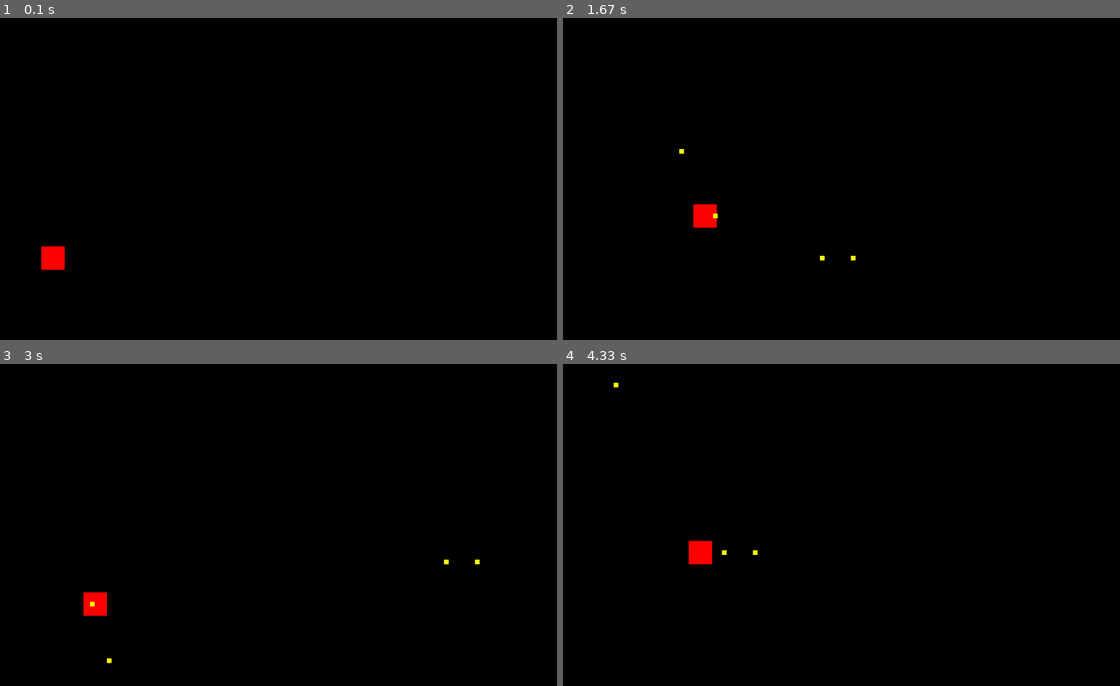
Above: before the commit, frames 1-4 (two rows, left to right).
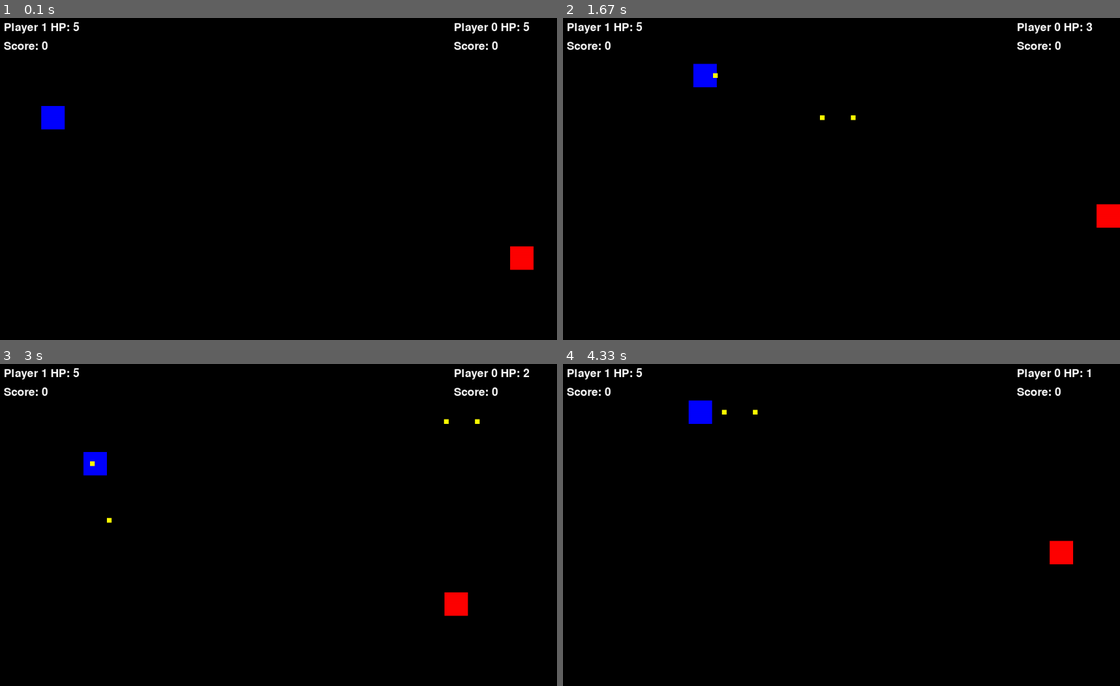
Above: after the commit, the same moments.

Repository: entity126/game-dev
Game: pygame game, started from pygame 1.py
Two runs of this game, one before a commit and one after it. Both use one fixed random seed, a clock stepped at 60 frames per second and the inputs below.
Inputs:
- Up to frame 1 (0.1 s): no input
- Up to frame 2 (1.67 s): tap Right Shift at 0.33, 0.82 s; hold Right 0.67-1.13 s; hold D 0.67-1.13 s; tap Space at 0.73, 1.03, 1.23, 1.57 s; hold Up 1.17-1.47 s; hold W 1.17-1.47 s; hold Right from 1.5 s (still down); hold D from 1.5 s (still down)
- Up to frame 3 (3 s): tap Space at 1.87, 2.07, 2.37, 2.63, 2.97 s; release Right at 1.97 s; release D at 1.97 s; hold Left 2-2.53 s; hold A 2-2.53 s; tap Right Shift at 2.15 s; hold Down 2.57-2.87 s; hold S 2.57-2.87 s; hold Left from 2.9 s (still down); hold A from 2.9 s (still down)
- Up to frame 4 (4.33 s): tap Space at 3.27, 3.4, 3.8, 4.1 s; release Left at 3.3 s; release A at 3.3 s; hold Up 3.33-3.7 s; hold W 3.33-3.7 s; tap Right Shift at 3.48 s; hold Right from 3.73 s (still down); hold D from 3.73 s (still down)

The runs differ from the first frame. In frame 1, 1.5% of the frame differs, in the area x 0-96%, y 1-79%; in frame 2, 1.6%; in frame 3, 1.6%, in the area x 0-96%, y 1-94%; in frame 4, 1.6%.

Commit message:
Refactor player initialization and implement health and scoring system

Diff:
--- a/pygame 1.py
+++ b/pygame 1.py
@@ -20,14 +20,30 @@
         self.black = (0, 0, 0)
 
         # instances
-        self.player0 = Rect(100, 500, 50, 50)
-        self.player1 = Rect(100, 500, 50, 50)
+        self.player0 = Rect(1100, 500, 50, 50)
+        self.player1 = Rect(100, 200, 50, 50)
 
 
         self.player_speed = 300  # Speed in pixels per second
         self.projectiles = []  # List to store projectiles
         self.player1_direction = (1, 0)  # Default direction for player 1
         self.player0_direction = (1, 0)  # Default direction for player 0
+
+        # HP attributes
+        self.player1_hp = 5
+        self.player0_hp = 5
+        self.player1_score = 0
+        self.player0_score = 0
+
+    def reset_players(self):
+        # Reset player positions and HP
+        self.player0.x, self.player0.y = 1100, 500
+        self.player1.x, self.player1.y = 100, 200
+        self.player1_hp = 5
+        self.player0_hp = 5
+        self.projectiles.clear()
+        self.player1_direction = (1, 0)
+        self.player0_direction = (1, 0)
 
     def gameloop(self):
         while self.run:
@@ -47,7 +63,7 @@
                             color="yellow",
                             size=10
                         ))
-                    elif event.key == pygame.K_LSHIFT:  # Player 0 shoots
+                    elif event.key == pygame.K_RSHIFT:  # Player 0 shoots
                         self.projectiles.append(Projectile(
                             self.player0.x + self.player0.width // 2,
                             self.player0.y + self.player0.height // 2,
@@ -95,15 +111,45 @@
             # Update projectiles
             for projectile in self.projectiles[:]:
                 projectile.move(dt)
+                # Check collision with player1 (blue), skip if projectile owner is player1
+                if projectile.direction == self.player1_direction:
+                    if self.player0.colliderect(projectile.rect):
+                        self.player0_hp -= 1
+                        self.projectiles.remove(projectile)
+                        continue
+                # Check collision with player0 (red), skip if projectile owner is player0
+                elif projectile.direction == self.player0_direction:
+                    if self.player1.colliderect(projectile.rect):
+                        self.player1_hp -= 1
+                        self.projectiles.remove(projectile)
+                        continue
                 # Remove projectile if it goes off-screen
                 if projectile.rect.bottom < 0 or projectile.rect.top > self.res[1] or \
                    projectile.rect.right < 0 or projectile.rect.left > self.res[0]:
                     self.projectiles.remove(projectile)
 
+            # Check for HP reaching 0 and update score/restart
+            if self.player1_hp <= 0:
+                self.player0_score += 1
+                self.reset_players()
+            elif self.player0_hp <= 0:
+                self.player1_score += 1
+                self.reset_players()
+
             # Drawing
             self.screen.fill(self.black)
             pygame.draw.rect(self.screen, "blue", self.player1)
             pygame.draw.rect(self.screen, "red", self.player0)
+            # Draw HP and Score
+            font = pygame.font.SysFont(None, 36)
+            hp1 = font.render(f"Player 1 HP: {self.player1_hp}", True, self.white)
+            hp0 = font.render(f"Player 0 HP: {self.player0_hp}", True, self.white)
+            score1 = font.render(f"Score: {self.player1_score}", True, self.white)
+            score0 = font.render(f"Score: {self.player0_score}", True, self.white)
+            self.screen.blit(hp1, (20, 20))
+            self.screen.blit(score1, (20, 60))
+            self.screen.blit(hp0, (self.res[0] - 220, 20))
+            self.screen.blit(score0, (self.res[0] - 220, 60))
             for projectile in self.projectiles:
                 projectile.draw(self.screen)
             pygame.display.flip()
